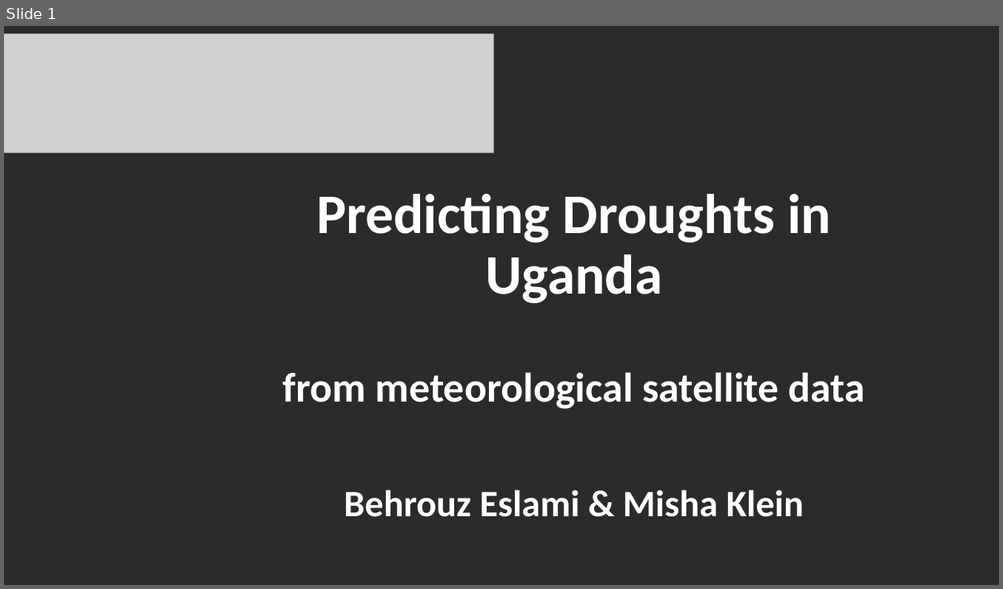
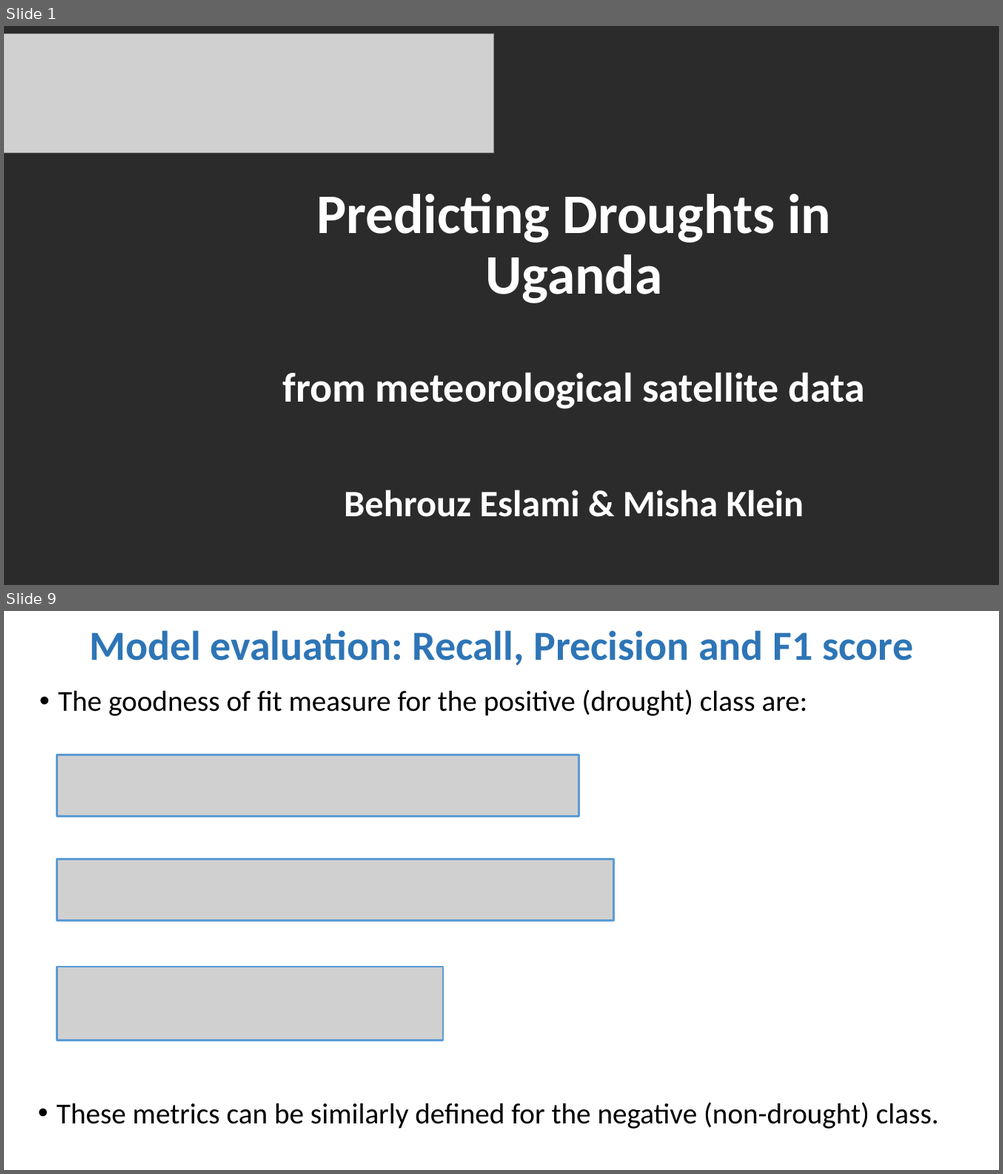
Before and after one commit to rodekruis/IBF-model, a slide deck: drought/skill-assessment/Model Event Data/Presentation/Model_event_data_Uganda.pptx. Shown one above the other, each under a label of ours: slide 1 before the commit, slides 1 and 9 after it; the slides between them are not shown. The pictures are 1003x589 and 1003x1174 pixels, drawn with LibreOffice and Linux fonts; fonts in the diff are those of the drawing; grey boxes stand for pictures; background and template pictures are left out; a plain dark background stands for a picture behind light text. Boxes give left, top, right and bottom in pixels: in the first picture for what was removed or moved away, otherwise in the second. Text is boxed around its words. In the diff, an @@ line names an element or a change of style, - is before the commit and + after.

```diff
--- a/drought/skill-assessment/Model Event Data/Presentation/Model_event_data_Uganda.pptx
+++ b/drought/skill-assessment/Model Event Data/Presentation/Model_event_data_Uganda.pptx
@@ slide 9 added at [4,611,999,1170], background #FFFFFF @@
@@ title added at [89,630,913,666], 40 pt, text #2E75B6, bold @@
+Model evaluation: Recall, Precision and F1 score
@@ text added at [58,689,808,716], 28 pt, text #000000 @@
+• The goodness of fit measure for the positive (drought) class are:
@@ picture added at [57,755,578,816] @@
@@ picture added at [57,860,614,920] @@
@@ picture added at [57,967,443,1041] @@
@@ text added at [57,1102,939,1129], 28 pt, text #000000 @@
+• These metrics can be similarly defined for the negative (non-drought) class.
```
Also in this commit, not shown: 6 slides changed, 19 other slides added, 1 slide removed, 19 other files.
